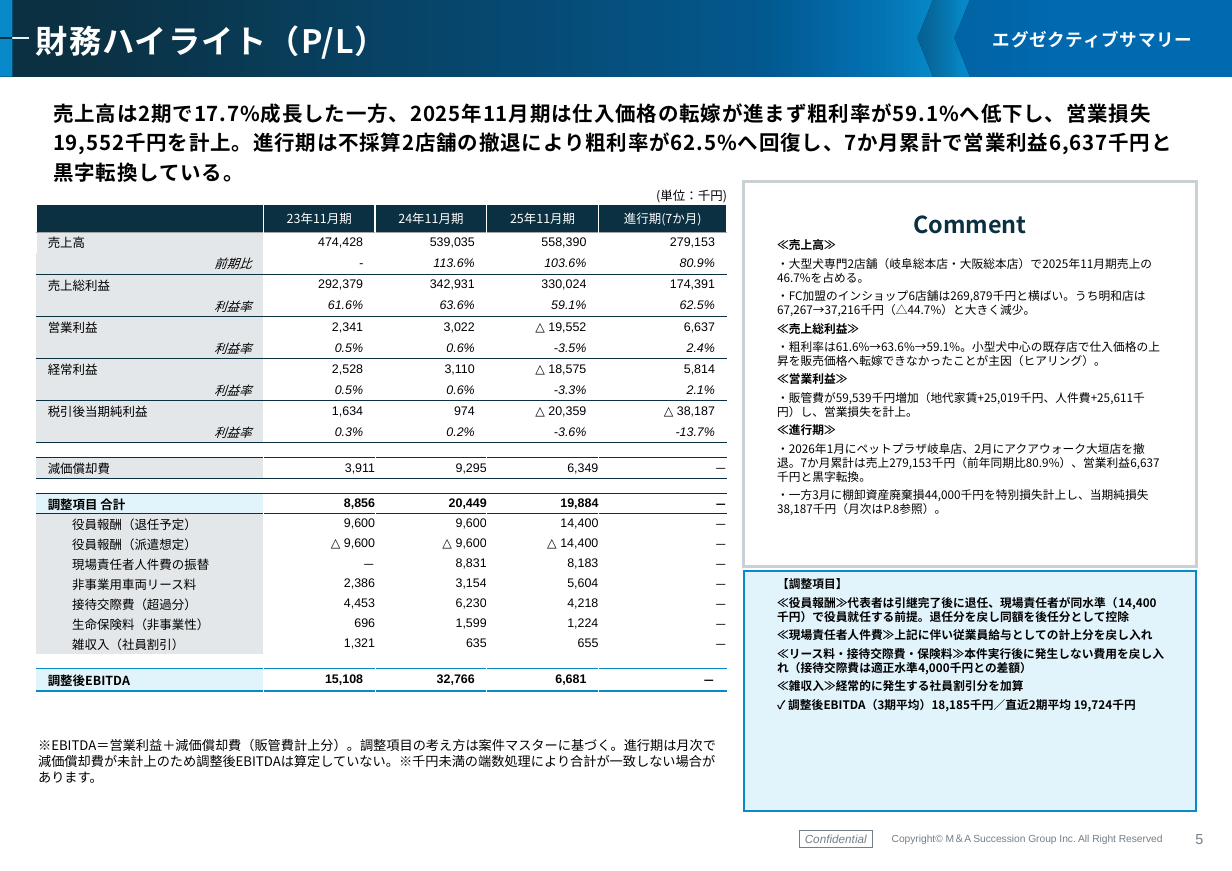
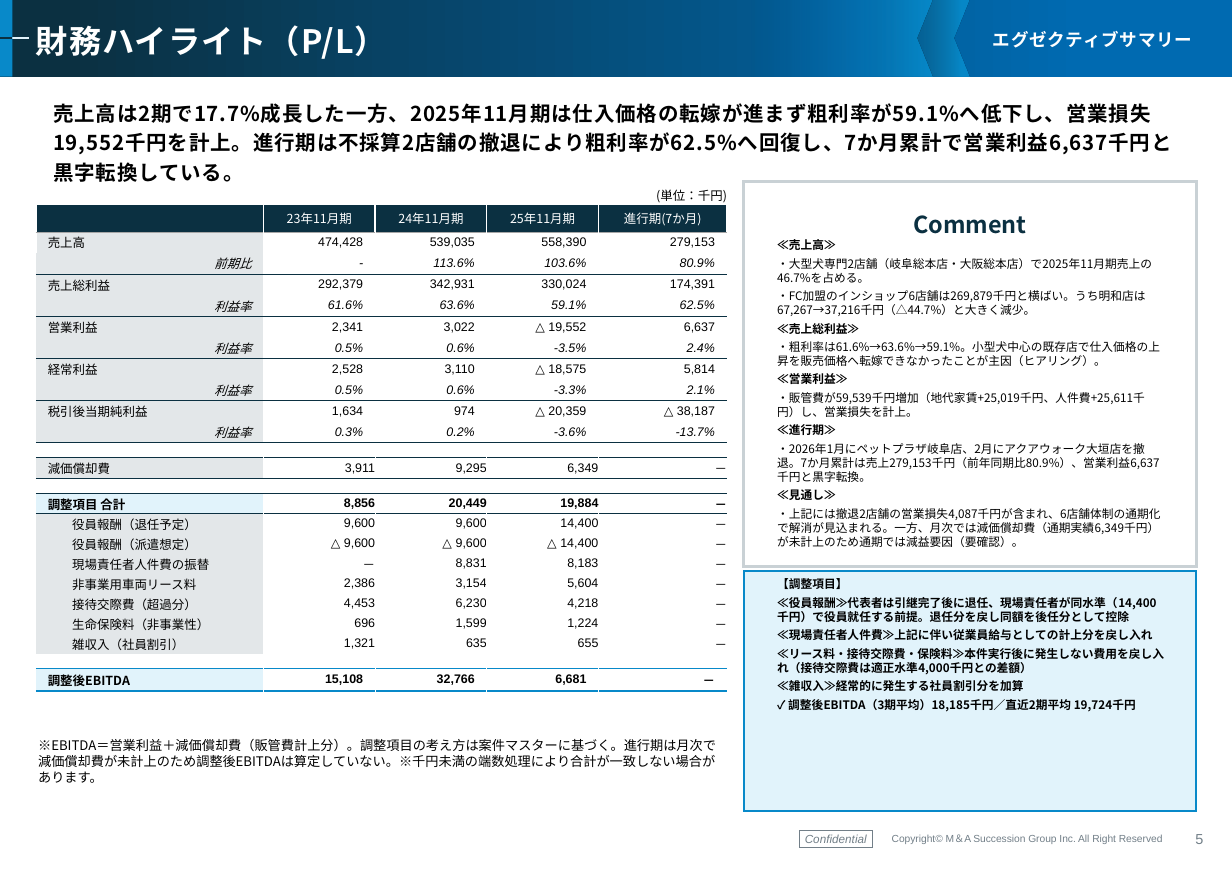
Before and after one commit to keisuketagaito/github-1st, a slide deck: slide 6 of LUXAS株式会社/企業概要書_LUXAS株式会社_20260923.pptx. Drawn at 1232x871 pixels with LibreOffice and Linux fonts; fonts in the diff are those of the drawing; background and template pictures are left out. Boxes give left, top, right and bottom in pixels: in the first picture for what was removed or moved away, otherwise in the second. Text is boxed around its words. In the diff, an @@ line names an element or a change of style, - is before the commit and + after.

```diff
--- a/LUXAS株式会社/企業概要書_LUXAS株式会社_20260923.pptx
+++ b/LUXAS株式会社/企業概要書_LUXAS株式会社_20260923.pptx
@@ text at bbox=[777, 489, 1160, 547]: text changed @@
-・一方3月に棚卸資産廃棄損44,000千円を特別損失計上し、当期純損失38,187千円（月次はP.8参照）。
+≪見通し≫
+・上記には撤退2店舗の営業損失4,087千円が含まれ、6店舗体制の通期化で解消が見込まれる。一方、月次では減価償却費（通期実績6,349千円）が未計上のため通期では減益要因（要確認）。
```
Also in this commit, not shown: 4 other slides changed, 7 other files.
